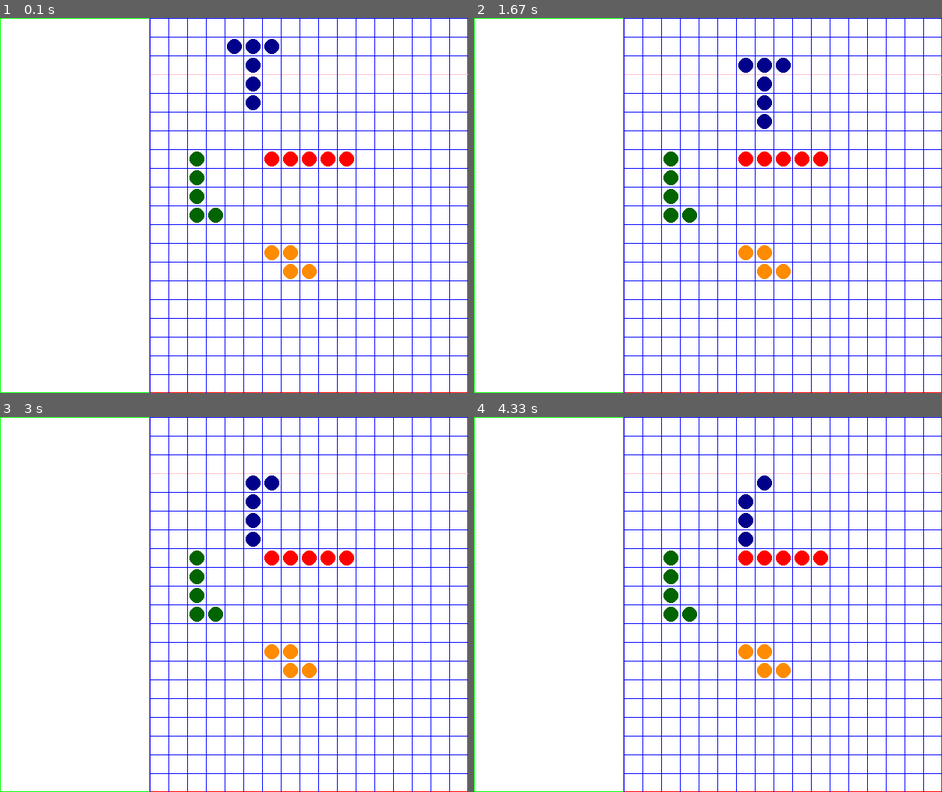
Above: before the commit, frames 1-4 (two rows, left to right).
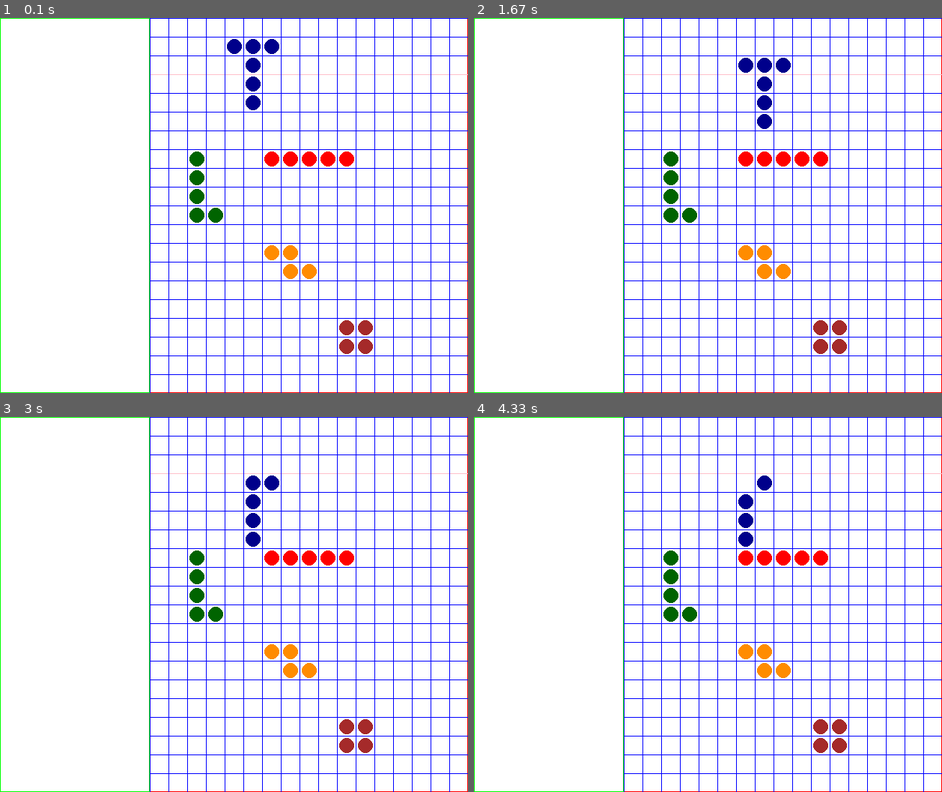
Above: after the commit, the same moments.

Repository: RoboAI/Tetris-in-Pygame
Game: pygame game, started from TetrisPygame.py
Same seed, same stepped clock (60 frames per second), same inputs: the game is played once before the commit and once after it.
Inputs:
- Up to frame 1 (0.1 s): no input
- Up to frame 2 (1.67 s): hold Right 0.33-0.8 s; hold Up 0.83-1.13 s; hold Right 1.17-1.63 s
- Up to frame 3 (3 s): hold Left 1.67-2.2 s; tap A at 1.82 s; hold Down 2.23-2.53 s; hold Left 2.57-2.97 s
- Up to frame 4 (4.33 s): hold Up 3-3.37 s; tap A at 3.15 s; hold Right 3.4-4.03 s

The runs differ from the first frame. In frame 1, 0.4% of the frame differs, in the area x 72-80%, y 80-90%; in frame 2, 0.4%; in frame 3, 0.4%; in frame 4, 0.4%.

Commit message:
added Box shape

Diff:
--- a/TetrisPygame.py
+++ b/TetrisPygame.py
@@ -316,9 +316,14 @@
 Z_block.add_to_pos(grid_square_size * 6, grid_square_size * 12)
 Z_block.set_colour("dark orange")
 #-----------------
+SQ_block = TetriminoShape()
+SQ_block.set_shape(SQBlock.copy())
+SQ_block.set_pos(grid_offset_x, grid_offset_y)
+SQ_block.add_to_pos(grid_square_size * 10, grid_square_size * 16)
+SQ_block.set_colour("brown")
+#-----------------
 moving_dot = T_block
-single_dot = I_block
-game_shapes = [I_block, L_block, Z_block]
+game_shapes = [I_block, L_block, Z_block, SQ_block]
 
 
 
